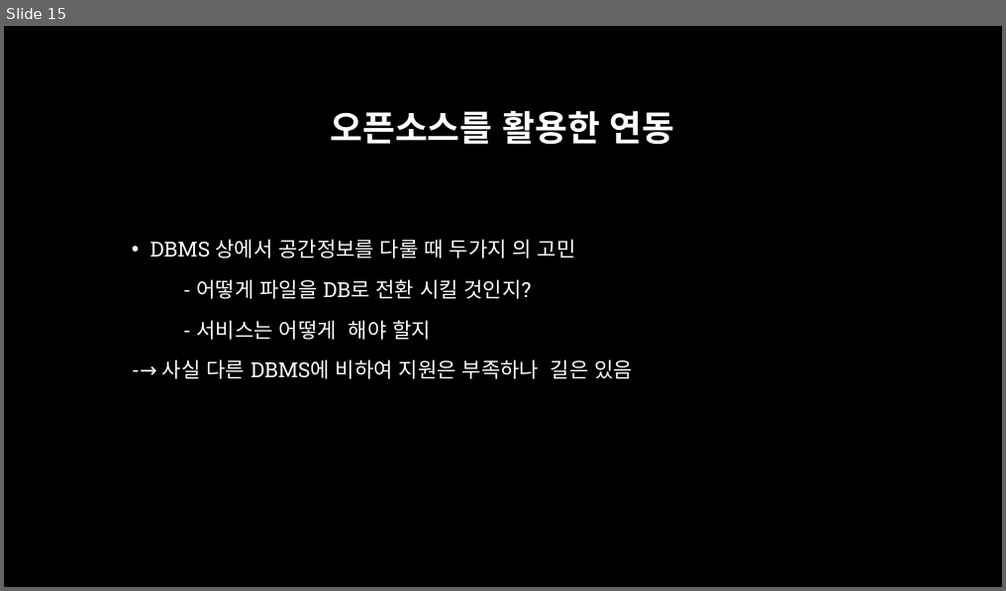
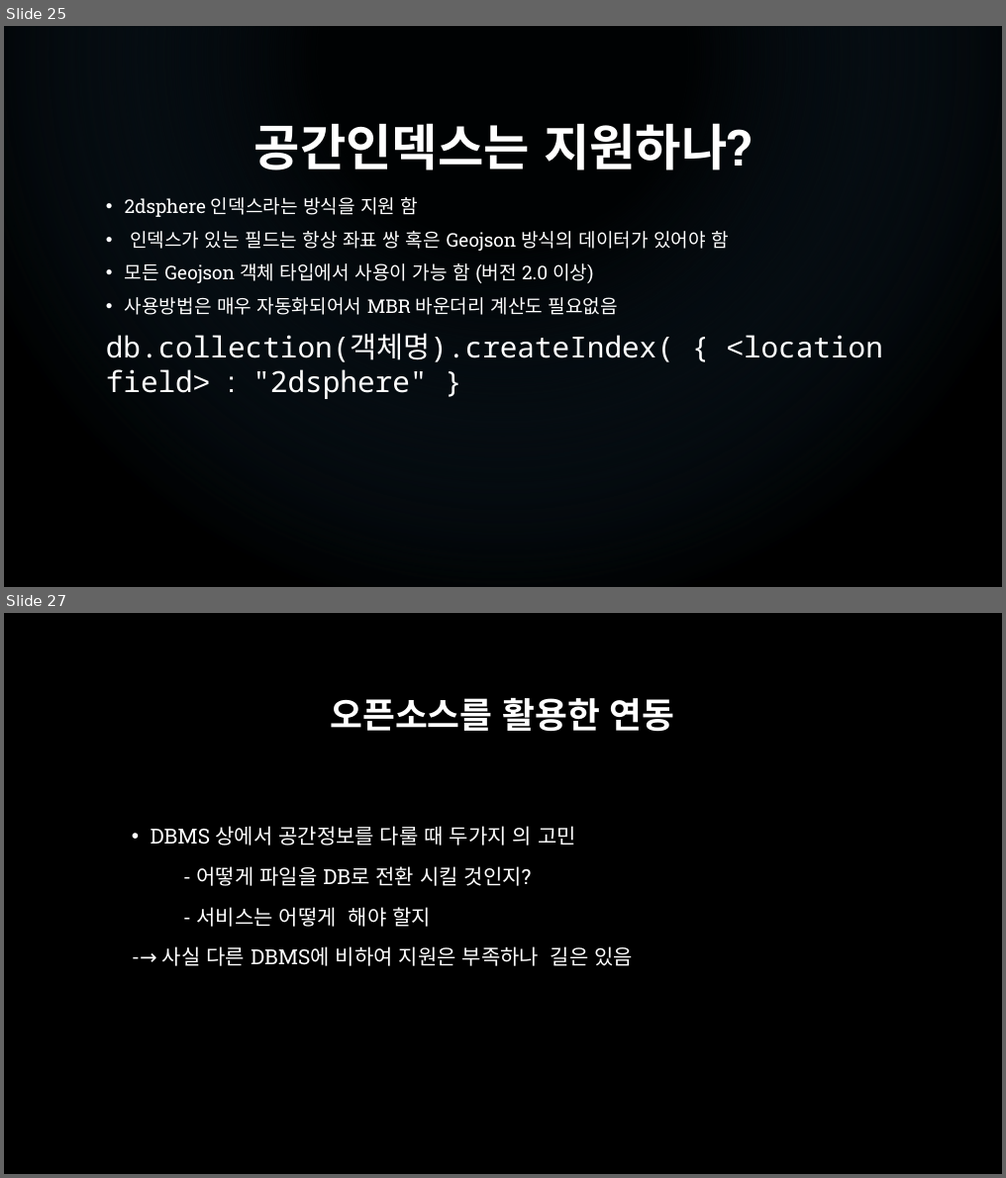
Before and after one commit to aliasgis/OSGEO, a slide deck: Mongodb 와 공간정보.pptx. Shown one above the other, each under a label of ours: slide 15 before the commit, slides 25 and 27 after it; the slides between them are not shown. The pictures are 1006x591 and 1006x1178 pixels, drawn with LibreOffice and Linux fonts; fonts in the diff are those of the drawing; background and template pictures are left out. Boxes give left, top, right and bottom in pixels: in the first picture for what was removed or moved away, otherwise in the second. Text is boxed around its words. In the diff, an @@ line names an element or a change of style, - is before the commit and + after.

```diff
--- a/Mongodb 와 공간정보.pptx
+++ b/Mongodb 와 공간정보.pptx
@@ slide 25 added at bbox=[4, 26, 1002, 587], background picture (left out) @@
@@ rectangle added at bbox=[4, 26, 1002, 587], fill gradient #1F445F to #000000 @@
@@ title added at bbox=[254, 123, 751, 171], 48 pt, text #FFFFFF, bold @@
+공간인덱스는 지원하나?
@@ text added at bbox=[125, 197, 729, 315], 18.2 pt, text #FFFFFF @@
+• 2dsphere 인덱스라는 방식을 지원 함
+• 인덱스가 있는 필드는 항상 좌표 쌍 혹은 Geojson 방식의 데이터가 있어야 함
+• 모든 Geojson 객체 타입에서 사용이 가능 함 (버전 2.0 이상)
+• 사용방법은 매우 자동화되어서 MBR 바운더리 계산도 필요없음
@@ text added at bbox=[106, 333, 883, 399], 28 pt, text #FFFFFF @@
+db.collection(객체명).createIndex( { <location field> : "2dsphere" }
@@ what was slide 15 is now slide 27 @@
```
Also in this commit, not shown: 13 slides changed, 13 other slides added, 2 slides removed.
